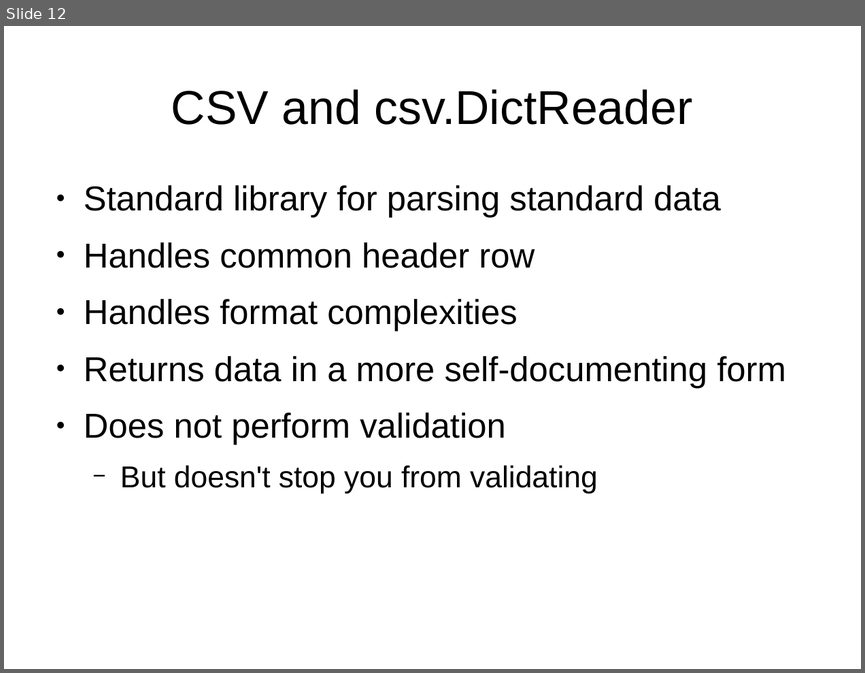
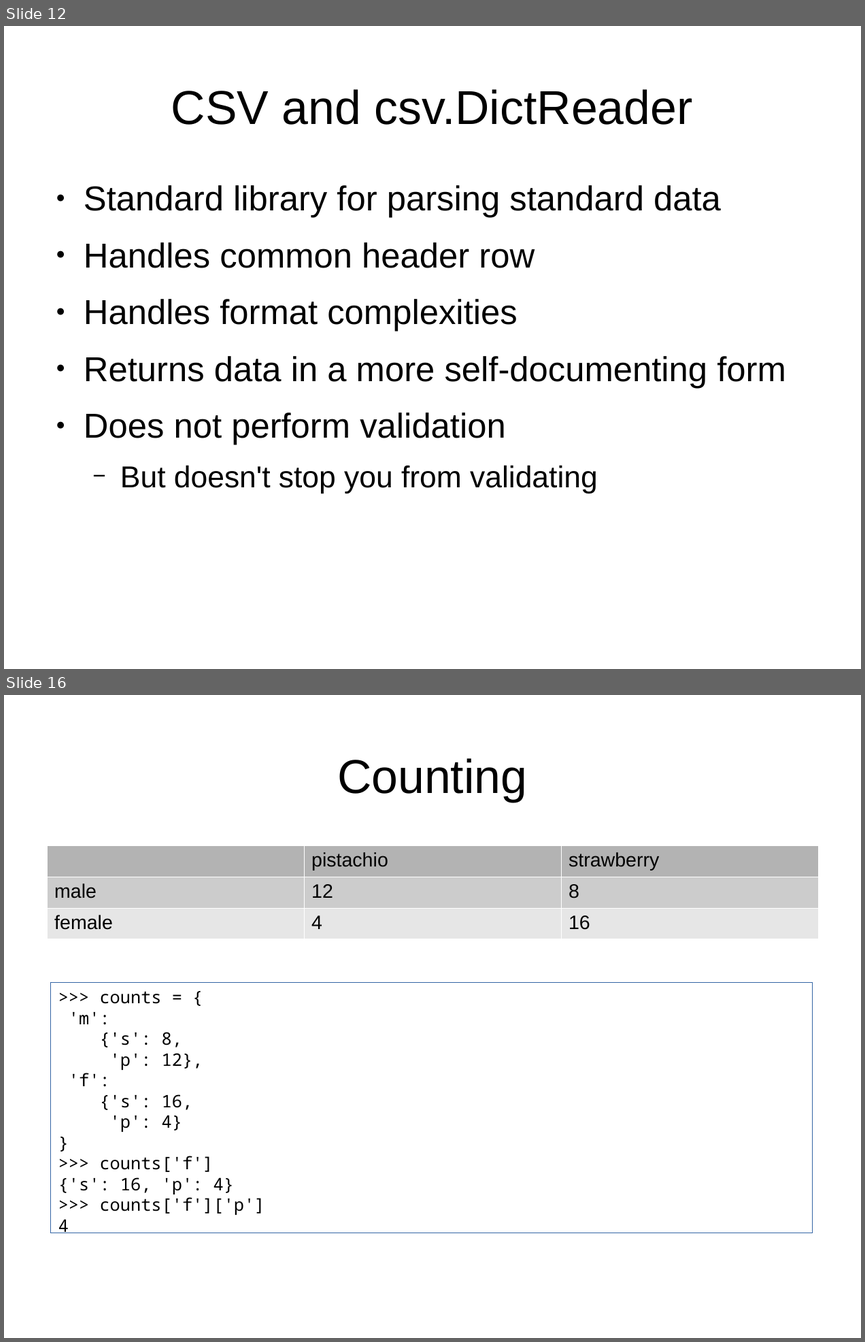
Before and after one commit to mwartell/gdi-ct, a slide deck: gdi-py102.odp. Shown one above the other, each under a label of ours: slide 12 before the commit, slides 12 and 16 after it; the slides between them are not shown. The pictures are 865x673 and 865x1342 pixels, drawn with LibreOffice and Linux fonts; fonts in the diff are those of the drawing. Boxes give left, top, right and bottom in pixels: in the first picture for what was removed or moved away, otherwise in the second. Text is boxed around its words. In the diff, an @@ line names an element or a change of style, - is before the commit and + after.

```diff
--- a/gdi-py102.odp
+++ b/gdi-py102.odp
@@ slide 16 added at [4,695,861,1338], background #FFFFFF @@
@@ title added at [337,758,527,802], 44 pt, text #000000 @@
+Counting
@@ table added at [47,845,819,934], 3 rows, 3 columns @@
+ | pistachio | strawberry
+male | 12 | 8
+female | 4 | 16
@@ rectangle added at [51,983,813,1233], outline #3465A4 0 pt, 16 pt, text #000000 @@
+>>> counts = {
+'m':
+{'s': 8,
+'p': 12},
+'f':
+{'s': 16,
+'p': 4}
+}
+>>> counts['f']
+{'s': 16, 'p': 4}
+>>> counts['f']['p']
+4
```
Also in this commit, not shown: 1 slide changed, 5 other slides added, 1 other file.
